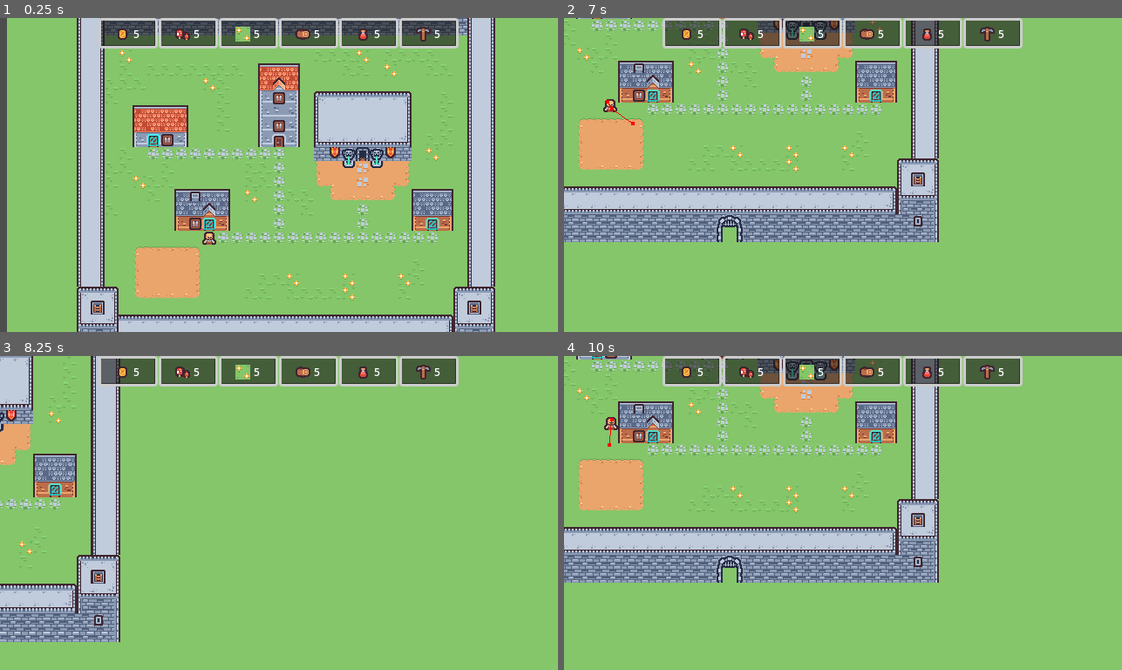
Above: before the commit, frames 1-4 (two rows, left to right).
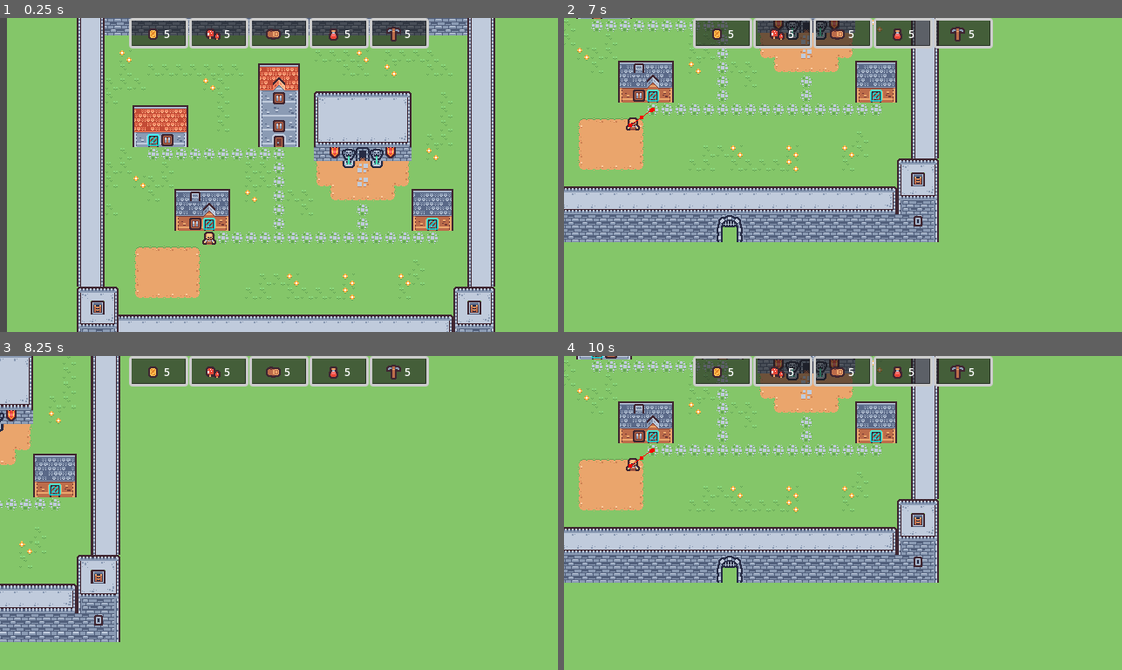
Above: after the commit, the same moments.

Repository: morie197/Cost-Village-SoloDevJam11
Game: Godot game, scene res://test_level2.tscn
The game is run twice, just before and just after one commit, with the same random seed, the same clock (stepped at 60 frames per second) and the same inputs.
Inputs (mouse positions are in pixels of both pictures, inside the frame that each line leads up to):
- Up to frame 1 (0.25 s): no input
- Up to frame 2 (7 s): tap Enter at 0.5, 3.5 s; move the mouse to (965, 159) at 0.52 s; hold D (right) 0.53-1.28 s; hold Mouse wheel down (zoom_in) 0.53-1.28 s; click (965, 159) at 0.67 s; move the mouse to (731, 190) at 1.27 s; hold S (down) 1.28-2.03 s; tap Mouse wheel up (zoom_out) every 1.5 s from 1.35 to 5.85 s; click (731, 190) at 1.42 s; move the mouse to (898, 105) at 2.02 s; hold D (right) 2.03-2.78 s; hold Mouse wheel down (zoom_in) 2.03-2.78 s; click (898, 105) at 2.17 s; tap Space at 2.75, 6.5 s; move the mouse to (815, 237) at 2.77 s; hold W (up) 2.78-3.53 s; click (815, 237) at 2.92 s; move the mouse to (1010, 222) at 3.52 s; hold Mouse wheel down (zoom_in) 3.53-4.28 s; hold A (left) 3.53-5.03 s; click (1010, 222) at 3.67 s; tap Q (debug) at 4.15 s; move the mouse to (675, 127) at 4.27 s; click (675, 127) at 4.42 s; move the mouse to (870, 175) at 5.02 s; hold S (down) 5.03-5.78 s; hold Mouse wheel down (zoom_in) 5.03-5.78 s; click (870, 175) at 5.17 s; move the mouse to (759, 96) at 5.77 s; hold D (right) 5.78-6.53 s; click (759, 96) at 5.92 s; move the mouse to (965, 159) at 6.52 s; hold W (up) from 6.53 s (still down); hold Mouse wheel down (zoom_in) from 6.53 s (still down); click (965, 159) at 6.67 s
- Up to frame 3 (8.25 s): move the mouse to (167, 528) at 7.27 s; release W (up) at 7.28 s; release Mouse wheel down (zoom_in) at 7.28 s; hold D (right) 7.28-8.03 s; tap Mouse wheel up (zoom_out) at 7.35 s; click (167, 528) at 7.42 s; move the mouse to (334, 443) at 8.02 s; hold S (down) from 8.03 s (still down); hold Mouse wheel down (zoom_in) from 8.03 s (still down); click (334, 443) at 8.17 s
- Up to frame 4 (10 s): move the mouse to (815, 575) at 8.77 s; release S (down) at 8.78 s; release Mouse wheel down (zoom_in) at 8.78 s; hold A (left) 8.78-9.53 s; tap Mouse wheel up (zoom_out) at 8.85 s; click (815, 575) at 8.92 s; tap Enter at 9.5 s; move the mouse to (1010, 560) at 9.52 s; hold W (up) from 9.53 s (still down); hold Mouse wheel down (zoom_in) from 9.53 s (still down); click (1010, 560) at 9.67 s

The runs differ from the first frame. In frame 1, 2.6% of the frame differs, in the area x 17-83%, y 0-10%; in frame 2, 2.9%; in frame 3, 2.7%; in frame 4, 2.9%, in the area x 7-83%, y 0-37%.

Commit message:
[Add] NPC info panel; pausing
Added an information panel for NPCs that appear when clicked, and pausing to the game.

Diff:
--- a/npc.gd
+++ b/npc.gd
@@ -14,10 +14,21 @@
 
 @export var npc_home_name: String = "default"
 
+@onready var mouse_area = %mouse_area
+
+const NPC_UI = preload("uid://bxki08on743mw")
+
+var ui_panel: NPCUI = null
+
+var time_until_popup_disappears: float = 2
+var popup_timer: float = 0
+
 var current_state: GameManager.npc_possible_states = GameManager.npc_possible_states.IDLE
 var current_activity: GameManager.npc_possible_activities = GameManager.npc_possible_activities.WANDERING
 
 var state_time: float = 0
+
+var happiness: int = 5
 
 var accumulator: float = 0
 var update_rate: int = 30
@@ -47,6 +58,8 @@
 
 var current_place: Place = null
 
+var mouse_inside: bool = false
+
 # Called when the node enters the scene tree for the first time.
 func _ready():
 	if npc_visual != null:
@@ -57,13 +70,25 @@
 	accumulator = randf_range(0, update_rate_seconds)
 
 	GameManager.time_change.connect(_time_changed)
+	mouse_area.input_event.connect(_clicked)
+	mouse_area.mouse_entered.connect(_mouse_etr)
+	mouse_area.mouse_exited.connect(_mouse_ext)
 
 # Called every frame. 'delta' is the elapsed time since the previous frame.
 func _process(delta):
-	pass
-	#_target_checks()
+	if GameManager.paused:
+		return
+	if ui_panel != null:
+		popup_timer += delta
+		if not mouse_inside:
+			if popup_timer >= time_until_popup_disappears:
+				ui_panel.queue_free()
+				ui_panel = null
+				popup_timer = 0
 
 func _physics_process(delta):
+	if GameManager.paused:
+		return
 	accumulator += delta
 	state_time += delta
 	if accumulator >= update_rate_seconds:
@@ -77,6 +102,20 @@
 	current_activity = _choose_new_activity()
 	if old_activity != current_activity:
 		_update_state_based_on_activity()
+
+func _clicked(viewport, event, shape_index):
+	if event is InputEventMouseButton and event.pressed:
+		if event.button_index == MOUSE_BUTTON_LEFT:
+			if ui_panel == null:
+				ui_panel = NPC_UI.instantiate()
+				add_child(ui_panel)
+				ui_panel.set_values(happiness, npc_name)
+
+func _mouse_etr():
+	mouse_inside = true
+
+func _mouse_ext():
+	mouse_inside = false
 
 func _choose_new_activity() -> GameManager.npc_possible_activities:
 	var cumulative_chance: int = 0
--- a/npc.tscn
+++ b/npc.tscn
@@ -6,9 +6,13 @@
 [sub_resource type="RectangleShape2D" id="RectangleShape2D_xxcha"]
 size = Vector2(5, 5)
 
+[sub_resource type="RectangleShape2D" id="RectangleShape2D_kh24r"]
+
 [node name="npc" type="CharacterBody2D" unique_id=1227392443]
+collision_layer = 0
 motion_mode = 1
 slide_on_ceiling = false
+wall_min_slide_angle = 0.0
 script = ExtResource("1_xxcha")
 
 [node name="npc_sprite" type="Sprite2D" parent="." unique_id=651515443]
@@ -24,3 +28,14 @@
 
 [node name="CollisionShape2D" type="CollisionShape2D" parent="." unique_id=1799440383]
 shape = SubResource("RectangleShape2D_xxcha")
+
+[node name="mouse_area" type="Area2D" parent="." unique_id=798195303]
+unique_name_in_owner = true
+z_index = 10
+collision_layer = 128
+collision_mask = 0
+monitoring = false
+monitorable = false
+
+[node name="CollisionShape2D" type="CollisionShape2D" parent="mouse_area" unique_id=1380445243]
+shape = SubResource("RectangleShape2D_kh24r")
--- a/project.godot
+++ b/project.godot
@@ -84,6 +84,10 @@
 ]
 }
 
+[layer_names]
+
+2d_physics/layer_8="mouseman"
+
 [physics]
 
 3d/physics_engine="Jolt Physics"
--- /dev/null
+++ b/resources/schedules/npc_ui.gd
@@ -0,0 +1,13 @@
+extends Control
+class_name NPCUI
+
+@onready var happiness = %happiness
+@onready var npc_name = %npc_name
+
+func set_values(happiness_level: int, npc_name_string: String):
+	happiness.text = "Happiness: " + str(happiness_level)
+	npc_name.text = npc_name_string.capitalize()
+
+	print(size)
+
+	position -= Vector2(size.x/2.0, size.y + 8)
--- /dev/null
+++ b/resources/schedules/npc_ui.tscn
@@ -0,0 +1,80 @@
+[gd_scene format=3 uid="uid://bxki08on743mw"]
+
+[ext_resource type="Script" uid="uid://cyqotaadknyg6" path="res://resources/schedules/npc_ui.gd" id="1_nvi8e"]
+
+[sub_resource type="StyleBoxFlat" id="StyleBoxFlat_0ecq7"]
+content_margin_left = 0.0
+content_margin_top = 0.0
+content_margin_right = 0.0
+content_margin_bottom = 0.0
+bg_color = Color(0.1, 0.1, 0.1, 0.6)
+border_width_left = 2
+border_width_top = 2
+border_width_right = 2
+border_width_bottom = 2
+corner_radius_top_left = 3
+corner_radius_top_right = 3
+corner_radius_bottom_right = 3
+corner_radius_bottom_left = 3
+corner_detail = 5
+
+[sub_resource type="StyleBoxFlat" id="StyleBoxFlat_nvi8e"]
+content_margin_left = 4.0
+content_margin_top = 4.0
+content_margin_right = 4.0
+content_margin_bottom = 4.0
+bg_color = Color(0.072842695, 0.072842605, 0.072842635, 1)
+border_width_left = 2
+border_width_top = 2
+border_width_right = 2
+border_width_bottom = 2
+border_color = Color(0.59, 0.59, 0.59, 1)
+corner_radius_top_left = 3
+corner_radius_top_right = 3
+corner_radius_bottom_right = 3
+corner_radius_bottom_left = 3
+corner_detail = 1
+
+[node name="PanelContainer" type="PanelContainer" unique_id=1305362635]
+z_index = 20
+offset_right = 66.0
+offset_bottom = 44.0
+mouse_filter = 2
+theme_override_styles/panel = SubResource("StyleBoxFlat_0ecq7")
+script = ExtResource("1_nvi8e")
+
+[node name="MarginContainer" type="MarginContainer" parent="." unique_id=2075871291]
+layout_mode = 2
+theme_override_constants/margin_left = 4
+theme_override_constants/margin_top = 4
+theme_override_constants/margin_right = 4
+theme_override_constants/margin_bottom = 4
+
+[node name="VBoxContainer" type="VBoxContainer" parent="MarginContainer" unique_id=1798059524]
+layout_mode = 2
+
+[node name="npc_name" type="RichTextLabel" parent="MarginContainer/VBoxContainer" unique_id=1568614638]
+unique_name_in_owner = true
+layout_mode = 2
+theme_override_font_sizes/normal_font_size = 8
+text = "Blacksmith"
+fit_content = true
+autowrap_mode = 0
+horizontal_alignment = 1
+
+[node name="PanelContainer" type="PanelContainer" parent="MarginContainer/VBoxContainer" unique_id=1746116542]
+layout_mode = 2
+theme_override_styles/panel = SubResource("StyleBoxFlat_nvi8e")
+
+[node name="VBoxContainer" type="VBoxContainer" parent="MarginContainer/VBoxContainer/PanelContainer" unique_id=1040754031]
+layout_mode = 2
+
+[node name="happiness" type="RichTextLabel" parent="MarginContainer/VBoxContainer/PanelContainer/VBoxContainer" unique_id=652302048]
+unique_name_in_owner = true
+layout_mode = 2
+theme_override_font_sizes/normal_font_size = 8
+text = "Happiness: 4"
+fit_content = true
+autowrap_mode = 0
+horizontal_alignment = 1
+vertical_alignment = 1
--- a/scripts/game_manager.gd
+++ b/scripts/game_manager.gd
@@ -15,7 +15,17 @@
 
 var accumulated_time: float = 0
 
+var paused: bool = false
+
 signal time_change(new_time: int)
+
+func _unhandled_input(event):
+	if Input.is_action_just_pressed("debug"):
+		if paused:
+			unpause()
+		else:
+			pause()
+
 
 # Called when the node enters the scene tree for the first time.
 func _ready():
@@ -24,6 +34,8 @@
 
 # Called every frame. 'delta' is the elapsed time since the previous frame.
 func _process(delta):
+	if paused:
+		return
 	accumulated_time += delta
 	if accumulated_time >= day_interval_length:
 		accumulated_time -= day_interval_length
@@ -34,6 +46,14 @@
 		#print(current_time)
 		time_change.emit(current_time)
 
+func pause():
+	print("paused")
+	paused = true
+
+func unpause():
+	print("unpaused")
+	paused = false
+
 func get_current_activities(schedule: Schedule) -> Dictionary:
 	var routines: Array = [schedule.morning_routine_1, schedule.morning_routine_2,
 	schedule.day_routine_1, schedule.day_routine_2, schedule.day_routine_3, schedule.day_routine_4, schedule.day_routine_5,
--- a/ui.tscn
+++ b/ui.tscn
@@ -96,6 +96,7 @@
 vertical_alignment = 1
 
 [node name="happiness" type="PanelContainer" parent="HBoxContainer/HBoxContainer" unique_id=550905994]
+visible = false
 custom_minimum_size = Vector2(68, 0)
 layout_mode = 2
 theme_override_styles/panel = SubResource("StyleBoxFlat_fyqef")
Not shown, added: resources/schedules/npc_ui.gd.uid
